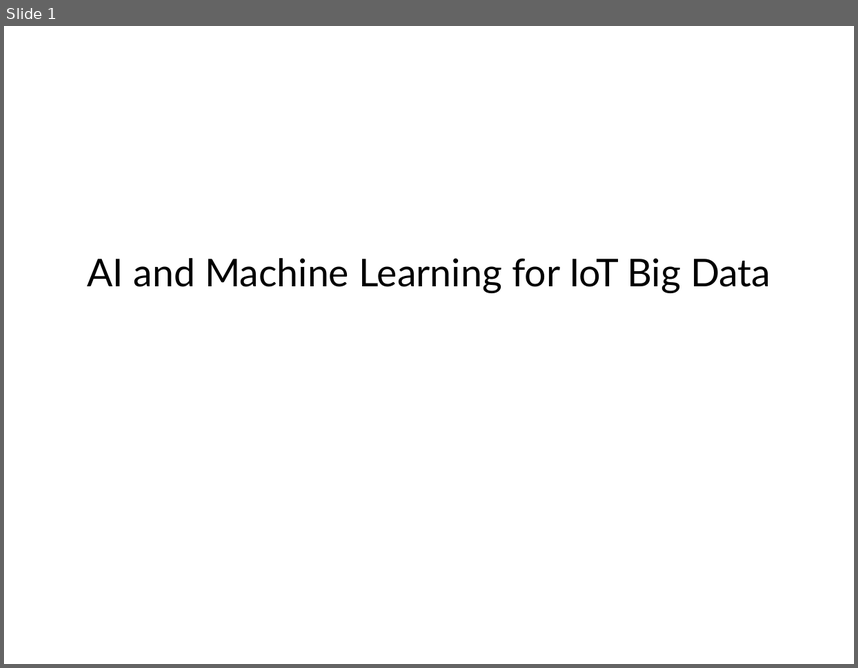
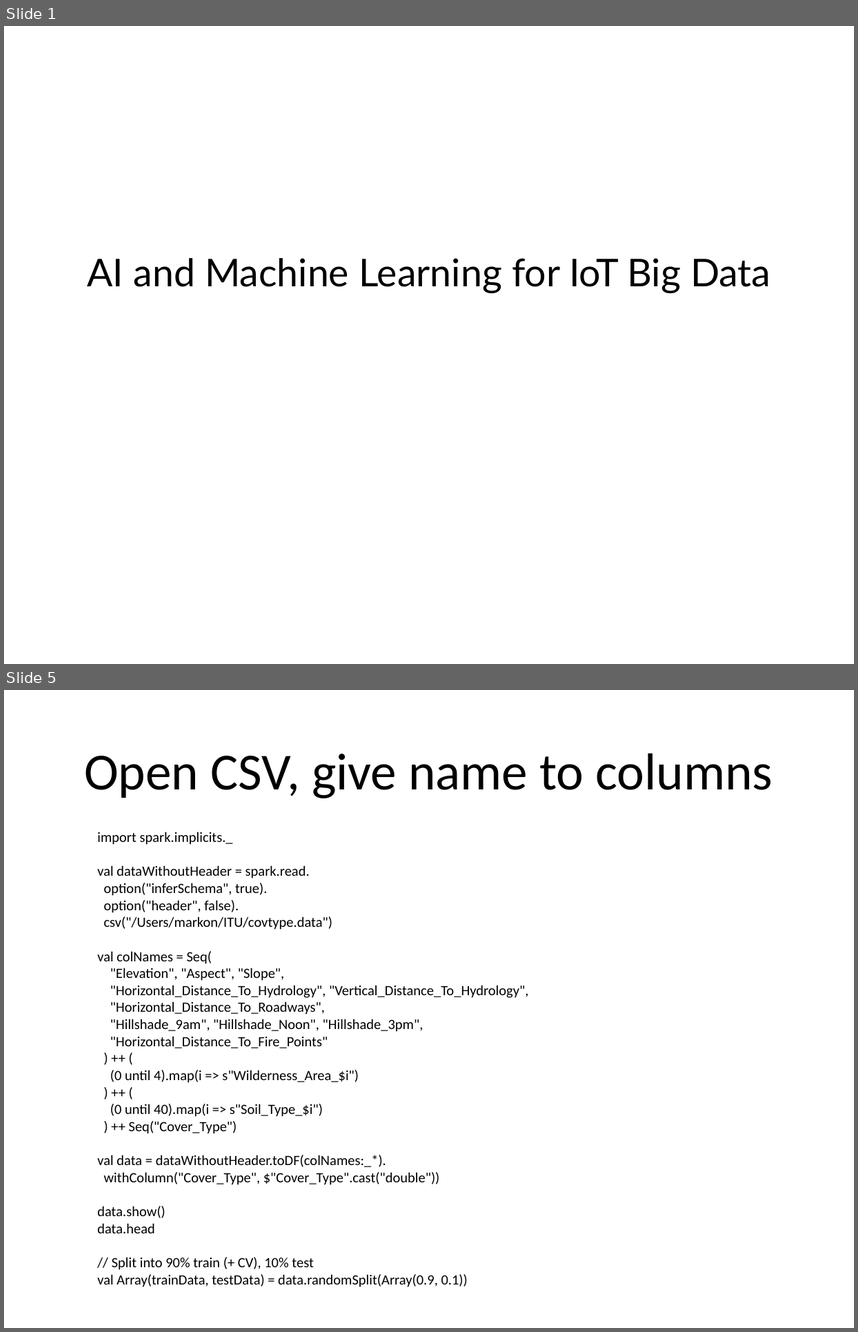
Before and after one commit to kic-markon/ITU_MSc_AM4, a slide deck: powerpoints/ITU Academy Slides AM4-10.pptx. Shown one above the other, each under a label of ours: slide 1 before the commit, slides 1 and 5 after it; the slides between them are not shown. The pictures are 858x668 and 858x1332 pixels, drawn with LibreOffice and Linux fonts; fonts in the diff are those of the drawing; background and template pictures are left out. Boxes give left, top, right and bottom in pixels: in the first picture for what was removed or moved away, otherwise in the second. Text is boxed around its words. In the diff, an @@ line names an element or a change of style, - is before the commit and + after.

```diff
--- a/powerpoints/ITU Academy Slides AM4-10.pptx
+++ b/powerpoints/ITU Academy Slides AM4-10.pptx
@@ slide 5 added at (4, 690, 854, 1328), background picture (left out) @@
@@ title added at (84, 753, 773, 798), 44 pt, text #000000 @@
+Open CSV, give name to columns
@@ text added at (97, 831, 528, 1287), 12 pt, text #000000 @@
+import spark.implicits._
+val dataWithoutHeader = spark.read.
+option("inferSchema", true).
+option("header", false).
+csv("/Users/markon/ITU/covtype.data")
+val colNames = Seq(
+"Elevation", "Aspect", "Slope",
+"Horizontal_Distance_To_Hydrology", "Vertical_Distance_To_Hydrology",
+"Horizontal_Distance_To_Roadways",
+"Hillshade_9am", "Hillshade_Noon", "Hillshade_3pm",
+"Horizontal_Distance_To_Fire_Points"
+) ++ (
+(0 until 4).map(i => s"Wilderness_Area_$i")
+) ++ (
+(0 until 40).map(i => s"Soil_Type_$i")
+) ++ Seq("Cover_Type")
+val data = dataWithoutHeader.toDF(colNames:_*).
+withColumn("Cover_Type", $"Cover_Type".cast("double"))
+data.show()
+data.head
+// Split into 90% train (+ CV), 10% test
+val Array(trainData, testData) = data.randomSplit(Array(0.9, 0.1))
```
Also in this commit, not shown: 1 slide changed, 9 other slides added, 1 slide removed, 50 other files.
